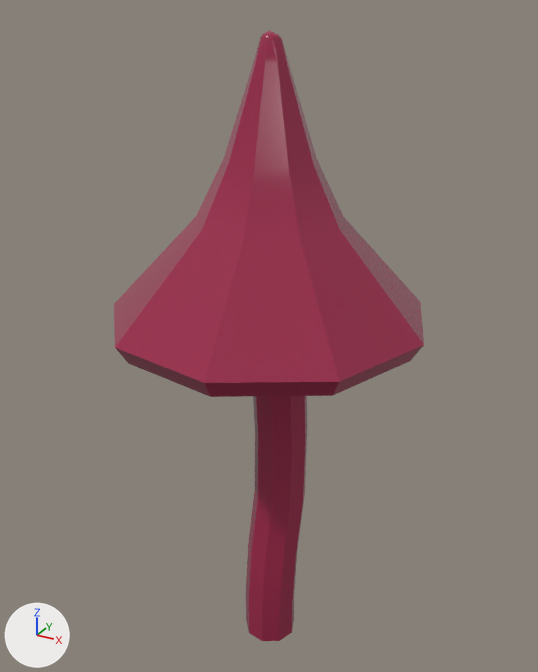
A saved change to the FBX model Unity-Context-2/Assets/5_Art/Mushrooms/mush_triangle.fbx.
One viewpoint serves both versions: a camera (50 mm lens) standing at (0.0263, -0.048, 0.0113) and looking at (-0.0007, 0.0011, -0.0132). Every picture has the same lights, and +X, +Y and +Z are marked at lower left. Where no turn or scale is listed for an object, it has been applied to the vertices.
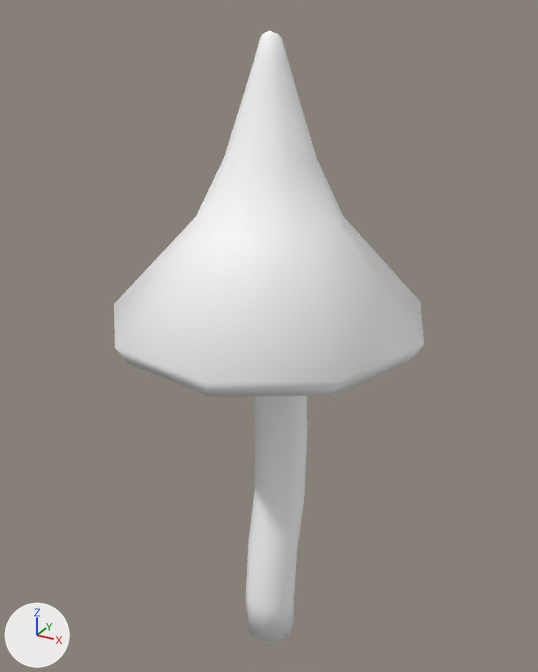
Pixel boxes (x1, y1, x2, y2) of what changed, in the pictures (538 x 672 px):
'pCone1', recoloured, shading changed: (114, 30, 424, 641) in both

The change in detail:
Material 'standardSurface2.001' (mat_standardsurface2_001) is new.
Its base color is (1.0, 1.0, 1.0) (white #ffffff).
Its roughness is 0.553.
me_mesh has 155 vertices, 162 faces and spans x -0.0121..0.0126, y -0.0125..0.0125, z -0.0428..0.01.
me_mesh is used by ob_pcone1; location (0.0, 0.0, 0.0).
me_mesh no longer uses material mat_standardsurface2 (purple #9c264a).
me_mesh part 1: edges marked sharp go from 168 to 0.
me_mesh now uses material mat_standardsurface2_001 (white #ffffff).
